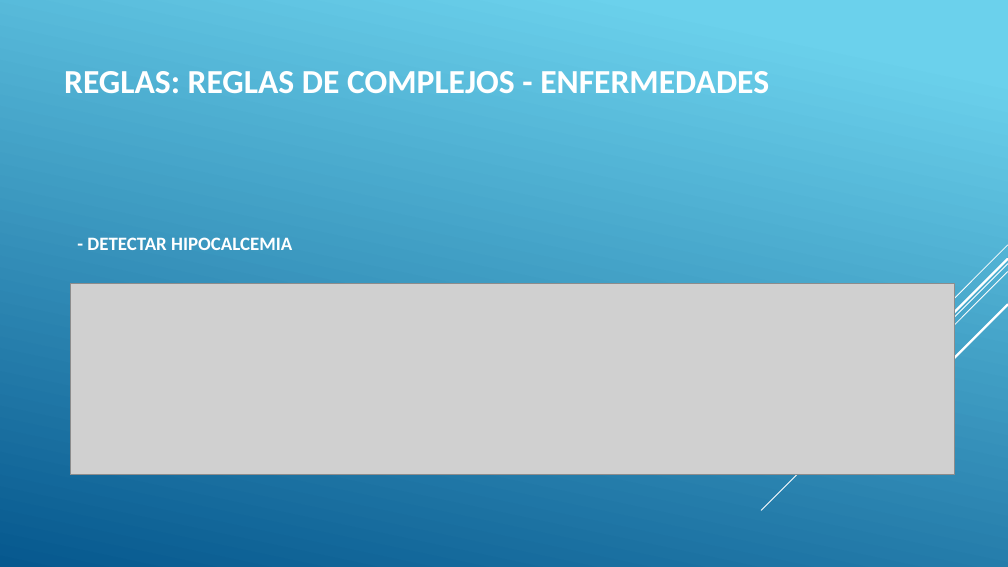
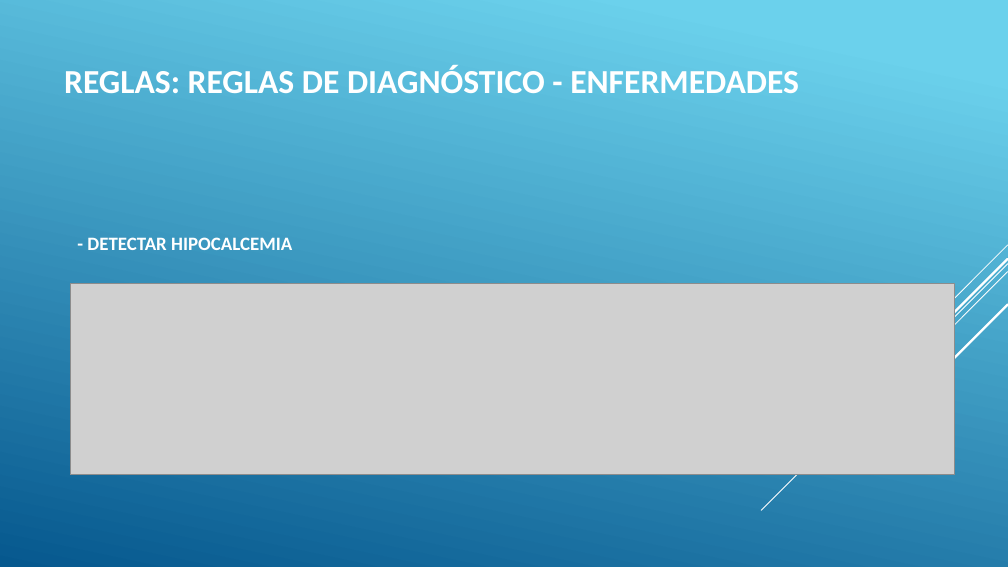
Before and after one commit to JuaannR/Alertas-ECG, a slide deck: slide 12 of ALERTAS DE ECG.pptx. Drawn at 1008x567 pixels with LibreOffice and Linux fonts; fonts in the diff are those of the drawing; grey boxes stand for pictures. Boxes give left, top, right and bottom in pixels: in the first picture for what was removed or moved away, otherwise in the second. Text is boxed around its words. In the diff, an @@ line names an element or a change of style, - is before the commit and + after.

```diff
--- a/ALERTAS DE ECG.pptx
+++ b/ALERTAS DE ECG.pptx
@@ text at bbox=[64, 65, 799, 93]: text changed @@
-REGLAS: REGLAS DE COMPLEJOS - ENFERMEDADES
+REGLAS: REGLAS DE DIAGNÓSTICO - ENFERMEDADES
```
Also in this commit, not shown: 6 other slides changed.
